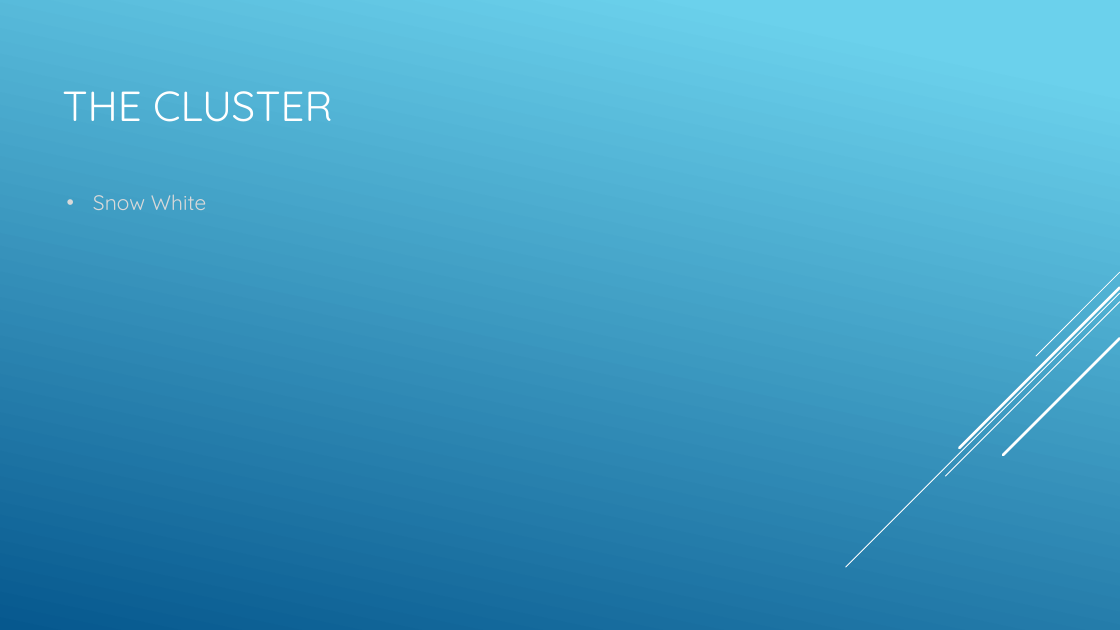
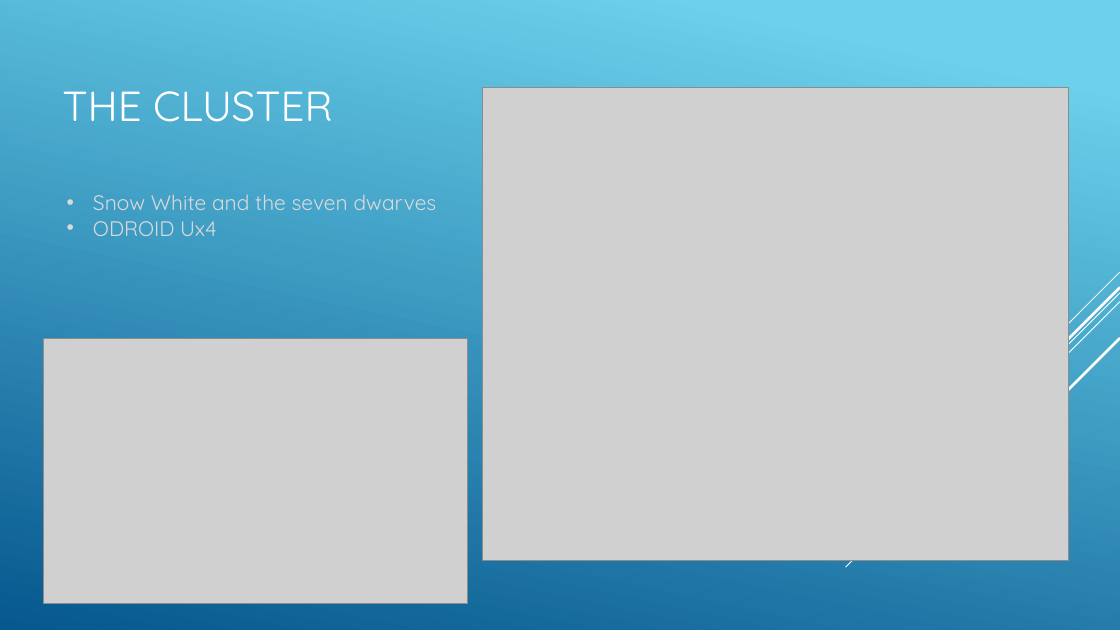
Before and after one commit to SDSMT-CSC464-F15/arm, a slide deck: slide 4 of Documents/ClientPresent2.pptx. Drawn at 1120x630 pixels with LibreOffice and Linux fonts; fonts in the diff are those of the drawing; grey boxes stand for pictures. Boxes give left, top, right and bottom in pixels: in the first picture for what was removed or moved away, otherwise in the second. Text is boxed around its words. In the diff, an @@ line names an element or a change of style, - is before the commit and + after.

```diff
--- a/Documents/ClientPresent2.pptx
+++ b/Documents/ClientPresent2.pptx
@@ picture added at <box>483,87,1069,560</box> @@
@@ text at <box>93,194,437,236</box>: text changed @@
-• Snow White
+• Snow White and the seven dwarves
+• ODROID Ux4
@@ picture added at <box>43,339,468,604</box> @@
```
Also in this commit, not shown: 5 other slides changed, 6 slides added, 3 slides removed.
